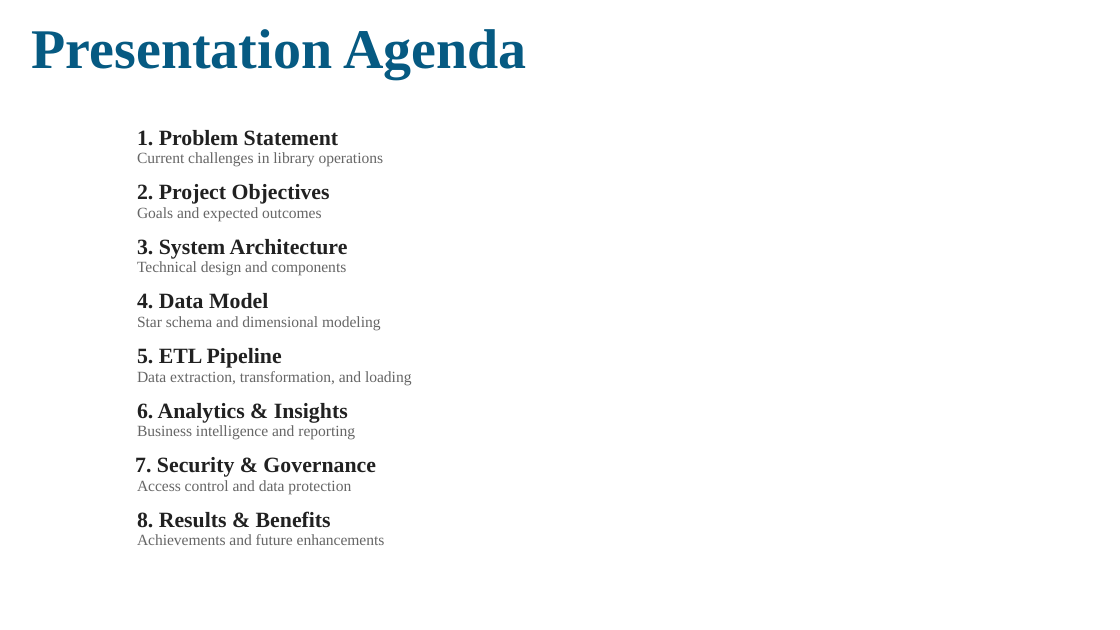
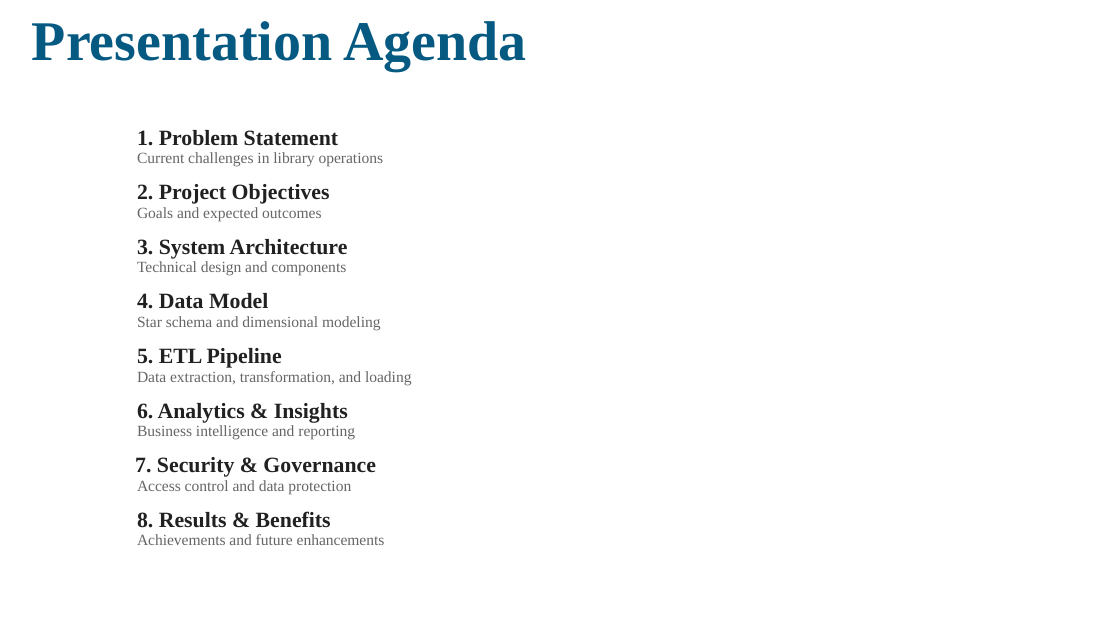
Before and after one commit to cyprien-beep/Group1, a slide deck: slide 3 of Group0_1LibraryDW/02_final_presentation.pptx (slide 2 before the commit). Drawn at 1120x630 pixels with LibreOffice and Linux fonts; fonts in the diff are those of the drawing. Boxes give left, top, right and bottom in pixels: in the first picture for what was removed or moved away, otherwise in the second. Text is boxed around its words. In the diff, an @@ line names an element or a change of style, - is before the commit and + after.

```diff
--- a/Group0_1LibraryDW/02_final_presentation.pptx
+++ b/Group0_1LibraryDW/02_final_presentation.pptx
@@ text "Presentation Agenda" at box(32, 21, 527, 71): line spacing 1 to 0.9 @@
```
Also in this commit, not shown: 3 other slides changed, 1 slide added, 3 other files.
